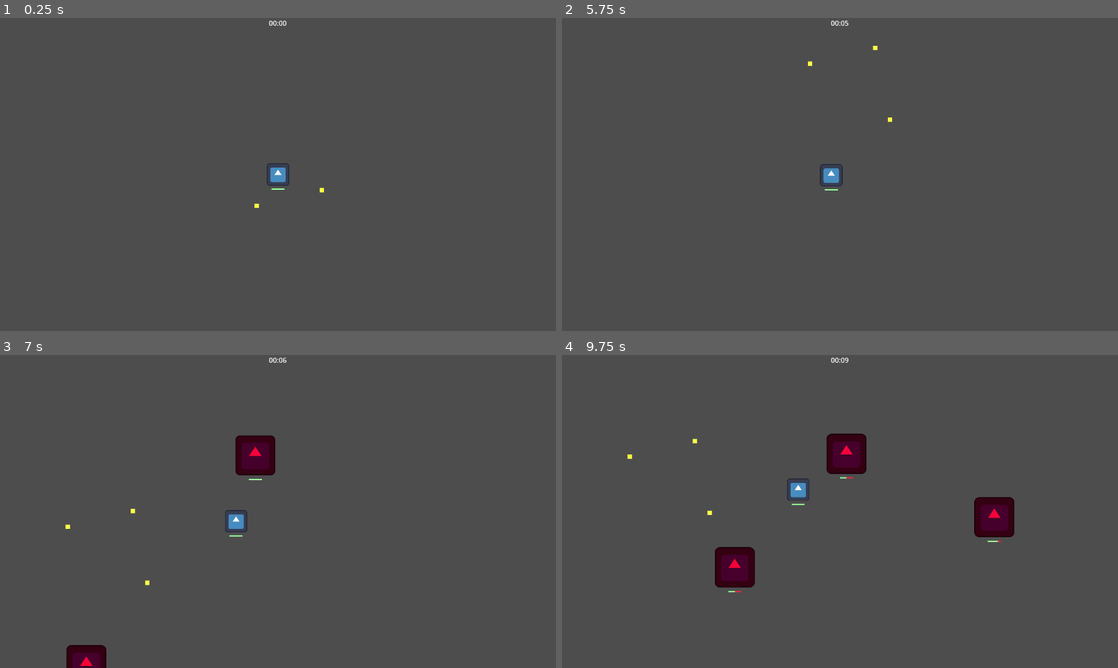
Above: before the commit, frames 1-4 (two rows, left to right).
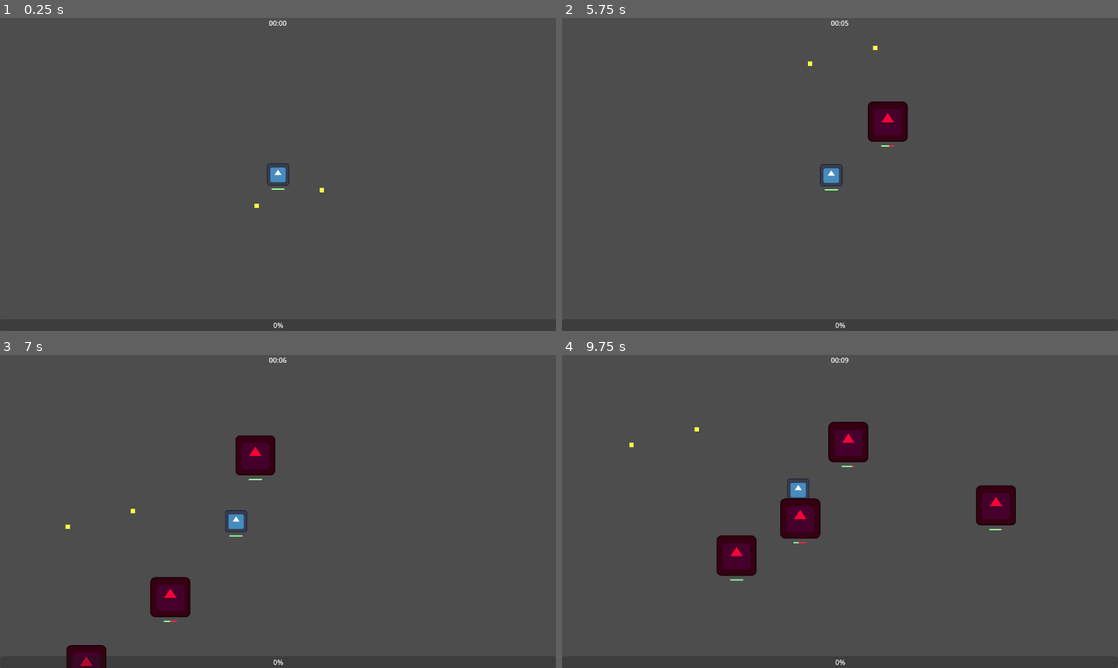
Above: after the commit, the same moments.

Repository: Vilkiy/Debt-Survivors
Game: Godot game, scene res://logic/game_handler/game_handler.tscn
The game is run twice, just before and just after one commit, with the same random seed, the same clock (stepped at 60 frames per second) and the same inputs. The engine's default icon, where the game draws it, is replaced by a stand-in: a white triangle on a blue panel in a dark square.
Inputs (mouse positions are in pixels of both pictures, inside the frame that each line leads up to):
- Up to frame 1 (0.25 s): no input
- Up to frame 2 (5.75 s): tap Enter at 0.5 s; move the mouse to (962, 158) at 0.52 s; hold D (move_right) 0.53-1.28 s; tap E (dash) every 0.75 s from 0.6 to 5.1 s; move the mouse to (728, 190) at 1.27 s; hold S (move_down) 1.28-2.03 s; move the mouse to (895, 105) at 2.02 s; hold D (move_right) 2.03-2.78 s; move the mouse to (812, 237) at 2.77 s; hold W (move_up) 2.78-3.53 s; move the mouse to (1006, 221) at 3.52 s; hold A (move_left) 3.53-5.03 s; move the mouse to (673, 127) at 4.27 s; move the mouse to (867, 174) at 5.02 s; hold S (move_down) from 5.03 s (still down)
- Up to frame 3 (7 s): move the mouse to (194, 433) at 5.77 s; release S (move_down) at 5.78 s; hold D (move_right) 5.78-6.53 s; tap E (dash) at 5.85, 6.6 s; move the mouse to (400, 495) at 6.52 s; hold W (move_up) from 6.53 s (still down)
- Up to frame 4 (9.75 s): move the mouse to (728, 527) at 7.27 s; release W (move_up) at 7.28 s; hold D (move_right) 7.28-8.03 s; tap E (dash) every 0.75 s from 7.35 to 9.6 s; move the mouse to (895, 442) at 8.02 s; hold S (move_down) 8.03-8.78 s; move the mouse to (812, 574) at 8.77 s; hold A (move_left) 8.78-9.53 s; move the mouse to (1006, 558) at 9.52 s; hold W (move_up) from 9.53 s (still down)

The runs differ from the first frame. In frame 1, less than 0.1% of the frame differs, in the area x 49-51%, y 97-100%; in frame 2, 1.0%; in frame 3, 1.0%; in frame 4, 3.7%, in the area x 11-82%, y 21-100%.

Commit message:
XP Bar- leveling and Orbiting weapon and weapon specific upgrades

Diff:
--- a/Assets/Scripts/player.gd
+++ b/Assets/Scripts/player.gd
@@ -19,12 +19,14 @@
 var is_dashing := false
 var dash_direction := Vector2.ZERO
 var dash_time_left := 0.0              # timer for dash duration
+var hud: HUD
 
 const UPGRADE_SCREEN = preload("res://logic/gameplay_elements/upgrades/upgrade_screen.tscn")
 
 func _ready() -> void:
 	GlobalVar.player = self
-
+	await get_tree().process_frame
+	hud = get_tree().root.find_child("HUD", true, false)
 
 func _physics_process(_delta):
 	# ----------------------------
@@ -98,14 +100,20 @@
 
 
 func collect_xp(amount: int) -> void:
-	current_xp += amount;
-	print("player collected xp: " + str(current_xp) + "/" + str(xp_to_level_up))
-	if (current_xp >= xp_to_level_up): _level_up()
+	current_xp += amount
+	if hud:
+		hud.update(current_xp, xp_to_level_up, current_level)
+	if current_xp >= xp_to_level_up:
+		_level_up()
+
+
 
 func _level_up() -> void:
 	current_level += 1
 	xp_to_level_up = ceil(1.5 * xp_to_level_up)
 	current_xp = 0
+	if hud:
+		hud.update(current_xp, xp_to_level_up, current_level)
 
 	var screen = UPGRADE_SCREEN.instantiate()
 	get_tree().root.add_child(screen)
@@ -114,5 +122,4 @@
 		get_tree().paused = false
 		screen.queue_free()
 	)
-
 	get_tree().paused = true
--- /dev/null
+++ b/logic/UI/HUD/hud.gd
@@ -0,0 +1,10 @@
+class_name HUD
+extends CanvasLayer
+
+@onready var level_label: Label = $VBoxContainer/LevelLabel
+@onready var xp_bar: ProgressBar = $Control/XPBar
+
+func update(current_xp: int, xp_to_level_up: int, current_level: int) -> void:
+	level_label.text = "Level: " + str(current_level)
+	xp_bar.max_value = xp_to_level_up
+	xp_bar.value = current_xp
--- /dev/null
+++ b/logic/UI/HUD/hud.tscn
@@ -0,0 +1,31 @@
+[gd_scene format=3 uid="uid://cbehht6iafh3e"]
+
+[ext_resource type="Script" uid="uid://dc1fe23bgyxsh" path="res://logic/UI/HUD/hud.gd" id="1_go0ej"]
+
+[node name="HUD" type="CanvasLayer" unique_id=962876454]
+script = ExtResource("1_go0ej")
+
+[node name="VBoxContainer" type="VBoxContainer" parent="." unique_id=1381033881]
+offset_right = 40.0
+offset_bottom = 40.0
+
+[node name="LevelLabel" type="Label" parent="VBoxContainer" unique_id=1513049964]
+layout_mode = 2
+
+[node name="Control" type="Control" parent="." unique_id=1217996962]
+layout_mode = 3
+anchors_preset = 15
+anchor_right = 1.0
+anchor_bottom = 1.0
+grow_horizontal = 2
+grow_vertical = 2
+
+[node name="XPBar" type="ProgressBar" parent="Control" unique_id=1218427680]
+layout_mode = 1
+anchors_preset = 12
+anchor_top = 1.0
+anchor_right = 1.0
+anchor_bottom = 1.0
+offset_top = -27.0
+grow_horizontal = 2
+grow_vertical = 0
--- a/logic/game_handler/game_handler.tscn
+++ b/logic/game_handler/game_handler.tscn
@@ -5,6 +5,7 @@
 [ext_resource type="PackedScene" uid="uid://clcjepdcabo7c" path="res://Assets/Scenes/enemy_spawner.tscn" id="3_bqdwa"]
 [ext_resource type="PackedScene" uid="uid://lf31uwke02f8" path="res://logic/gameplay_elements/xp/xp.tscn" id="4_bqdwa"]
 [ext_resource type="Script" uid="uid://d0ockrhpf4101" path="res://logic/UI/survival_timer.gd" id="5_cpkv1"]
+[ext_resource type="PackedScene" uid="uid://cbehht6iafh3e" path="res://logic/UI/HUD/hud.tscn" id="6_dklq4"]
 
 [node name="GameHandler" type="Node" unique_id=80113033]
 script = ExtResource("1_ubj65")
@@ -30,3 +31,5 @@
 offset_bottom = 23.0
 grow_horizontal = 2
 script = ExtResource("5_cpkv1")
+
+[node name="HUD" parent="." unique_id=962876454 instance=ExtResource("6_dklq4")]
--- a/logic/gameplay_elements/upgrades/upgrade_screen.gd
+++ b/logic/gameplay_elements/upgrades/upgrade_screen.gd
@@ -9,6 +9,7 @@
 
 func show_upgrades(player: Player) -> void:
 	var pool = Upgrades.get_pool(player)
+	pool = pool.filter(func(u): return not u.has("condition") or u["condition"].call()) # filter out weapon upgrades
 	pool.shuffle()
 	var choices = pool.slice(0, 3)
 
--- a/logic/gameplay_elements/upgrades/upgrades.gd
+++ b/logic/gameplay_elements/upgrades/upgrades.gd
@@ -28,13 +28,32 @@
 			"apply": func(): player.health_handler.max_hp += 20; player.health_handler.hp = player.health_handler.max_hp
 		},
 		{
-			"name": "Knockback King",
+			"name": "More Knockback",
 			"description": "Knockback strength increased by 50",
 			"apply": func(): player.knockback_strength += 50
 		},
 		{
-			"name": "Double Shot",
+			"name": "POW",
 			"description": "Fire an extra projectile each shot",
 			"apply": func(): player.get_node("Weapons/ProjectileShooter").projectile_count += 1
 		},
+		{
+		"name": "Orbit Orb",
+		"description": "Gain an orb that orbits you and damages enemies",
+		"condition": func(): return not is_instance_valid(player.get_node_or_null("Weapons/OrbitWeapon")),
+		"apply": func():
+		var orbit_weapon = load("res://logic/gameplay_elements/weapons/orbit_weapon/orbit_weapon.tscn").instantiate()
+		orbit_weapon.name = "OrbitWeapon"
+		player.get_node("Weapons").add_child(orbit_weapon)
+		},
+		{
+		"name": "Extra Orb",
+		"description": "Add another orbiting orb",
+		"condition": func(): return is_instance_valid(player.get_node_or_null("Weapons/OrbitWeapon")),
+		"apply": func():
+		var w = player.get_node("Weapons/OrbitWeapon")
+		w.orb_count += 1
+		w.update_orbs()
+		},
+
 	]
--- a/logic/gameplay_elements/weapons/projectile/projectile.tscn
+++ b/logic/gameplay_elements/weapons/cooldown_weapons/projectile_shooter/projectile/projectile.tscn
@@ -1,6 +1,6 @@
 [gd_scene format=3 uid="uid://dxy5srsogv3fn"]
 
-[ext_resource type="Script" uid="uid://bhi58fq02fjhw" path="res://logic/gameplay_elements/weapons/projectile/projectile.gd" id="1_uf182"]
+[ext_resource type="Script" uid="uid://bhi58fq02fjhw" path="res://logic/gameplay_elements/weapons/cooldown_weapons/projectile_shooter/projectile/projectile.gd" id="1_uf182"]
 
 [sub_resource type="Gradient" id="Gradient_uf182"]
 offsets = PackedFloat32Array(1)
--- a/logic/gameplay_elements/weapons/cooldown_weapons/projectile_shooter/projectile_shooter.gd
+++ b/logic/gameplay_elements/weapons/cooldown_weapons/projectile_shooter/projectile_shooter.gd
@@ -8,7 +8,7 @@
 var projectile_count: int = 1
 
 func _ready() -> void:
-	damage = 25.0
+	damage = 10.0
 	cooldown = 0.7
 	projectile_speed = 2000
 
--- /dev/null
+++ b/logic/gameplay_elements/weapons/orbit_weapon/orb/orb.gd
@@ -0,0 +1,17 @@
+class_name Orb
+extends Area2D
+
+var damage: float = 10.0
+var hit_cooldown: float = 0.5
+var hit_timers: Dictionary = {}
+
+func _on_body_entered(body: Node2D) -> void:
+	if body is Enemy and not hit_timers.has(body):
+		body.health_handler.take_damage(damage)
+		hit_timers[body] = hit_cooldown
+
+func _process(delta: float) -> void:
+	for body in hit_timers.keys():
+		hit_timers[body] -= delta
+		if hit_timers[body] <= 0.0:
+			hit_timers.erase(body)
--- /dev/null
+++ b/logic/gameplay_elements/weapons/orbit_weapon/orb/orb.tscn
@@ -0,0 +1,17 @@
+[gd_scene format=3 uid="uid://c2u8e6goxmt12"]
+
+[ext_resource type="Script" uid="uid://dtpy58uaaoeao" path="res://logic/gameplay_elements/weapons/orbit_weapon/orb/orb.gd" id="1_300el"]
+
+[sub_resource type="CircleShape2D" id="CircleShape2D_exvkk"]
+
+[node name="Orb" type="Area2D" unique_id=880795270]
+script = ExtResource("1_300el")
+
+[node name="CollisionShape2D" type="CollisionShape2D" parent="." unique_id=448578685]
+shape = SubResource("CircleShape2D_exvkk")
+
+[node name="Polygon2D" type="Polygon2D" parent="." unique_id=383576925]
+color = Color(1, 1, 0.078431375, 1)
+polygon = PackedVector2Array(-10, -10, 10, -10, 10, -3.5001183, 10, 0.06732559, 10, 10, -10, 10)
+
+[connection signal="body_entered" from="." to="." method="_on_body_entered"]
--- /dev/null
+++ b/logic/gameplay_elements/weapons/orbit_weapon/orbit_weapon.gd
@@ -0,0 +1,30 @@
+class_name OrbitWeapon
+extends Node2D
+
+const ORB = preload("res://logic/gameplay_elements/weapons/orbit_weapon/orb/orb.tscn")
+
+var orb_count: int = 1
+var orbit_radius: float = 80.0
+var orbit_speed: float = 2.0  # radians per second
+var angle: float = 0.0
+var orbs: Array = []
+
+func _ready() -> void:
+	print("OrbitWeapon ready, orb count: ", orb_count)
+	update_orbs()
+
+func _process(delta: float) -> void:
+	angle += orbit_speed * delta
+	for i in orbs.size():
+		var orb_angle = angle + (TAU / orbs.size()) * i
+		orbs[i].global_position = global_position + Vector2(cos(orb_angle), sin(orb_angle)) * orbit_radius
+
+func update_orbs() -> void:
+	for orb in orbs:
+		orb.queue_free()
+	orbs.clear()
+
+	for i in orb_count:
+		var orb = ORB.instantiate()
+		get_tree().root.get_child(0).add_child(orb)
+		orbs.append(orb)
--- /dev/null
+++ b/logic/gameplay_elements/weapons/orbit_weapon/orbit_weapon.tscn
@@ -0,0 +1,6 @@
+[gd_scene format=3 uid="uid://dlfftm4knh8bb"]
+
+[ext_resource type="Script" uid="uid://di4e7y8p20nys" path="res://logic/gameplay_elements/weapons/orbit_weapon/orbit_weapon.gd" id="1_axn0j"]
+
+[node name="OrbitWeapon" type="Node2D" unique_id=1743880968]
+script = ExtResource("1_axn0j")
Not shown, added: logic/UI/HUD/hud.gd.uid
Renamed: logic/gameplay_elements/weapons/projectile/projectile.gd -> logic/gameplay_elements/weapons/cooldown_weapons/projectile_shooter/projectile/projectile.gd
Renamed: logic/gameplay_elements/weapons/projectile/projectile.gd.uid -> logic/gameplay_elements/weapons/cooldown_weapons/projectile_shooter/projectile/projectile.gd.uid
Not shown, added: logic/gameplay_elements/weapons/orbit_weapon/orb/orb.gd.uid
Not shown, added: logic/gameplay_elements/weapons/orbit_weapon/orbit_weapon.gd.uid
